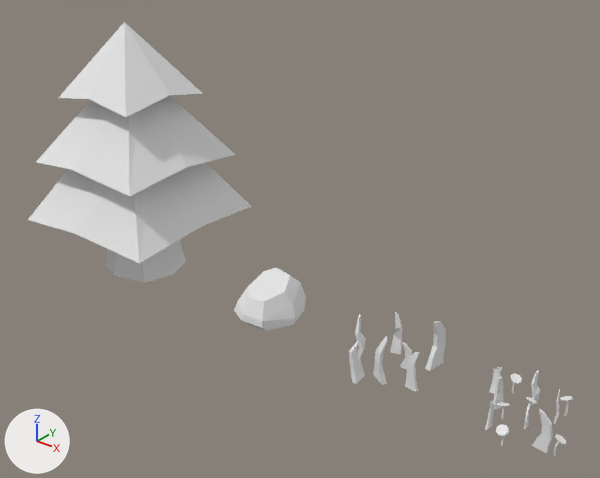
The Blender file Assets/Models/Terrain/Props/MapProps.blend: old version first, new version second.
Before and after are seen from a 50 mm lens placed at (13.52, -11.19, 8.96), pointed at (4.64, -0.08, 2.07). Arrows for +X, +Y and +Z are at lower left; the lights stay in place.

The first picture shows 'Grass1', 'Grass2', 'Rock', 'Tree'.
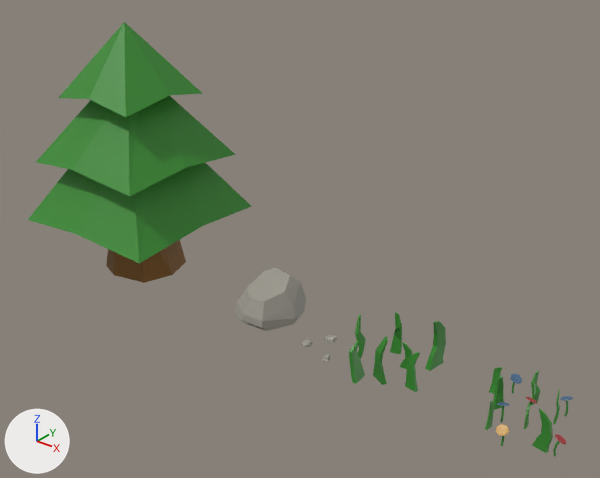
Commit message: Updated MapGenerator to cluster map props

Where the newer file only moved an object's origin or applied its transform, the numbers keep the older frame.

Pixel boxes [x1, y1, x2, y2] of what changed, in the pictures (600 x 478 px):
'Tree', surface changed (white to green)
    both: [28, 22, 252, 283]
'Rock', surface changed (white to grey)
    both: [234, 267, 306, 331]
'Grass1', surface changed (grey to green)
    both: [349, 312, 446, 392]
'Grass2', surface changed (grey to green)
    both: [485, 367, 573, 457]
'Pebbles', now drawn
    after: [301, 335, 337, 363]

The change, as a diff of the scene's bpy script:
```diff
--- a/Assets/Models/Terrain/Props/MapProps.blend.py
+++ b/Assets/Models/Terrain/Props/MapProps.blend.py
@@ img_forestpalette @@
+img_forestpalette = load_image('ForestPalette', 'ForestPalette.png', 1024, 1024, 'sRGB')
@@ mat_forest @@
-mat_forest = diffuse_material('Forest')
-mat_forest.base_color = (0.8, 0.8, 0.8)  # white #e7e7e7
+mat_forest = principled_material('Forest')
+mat_forest.texture = img_forestpalette
```
